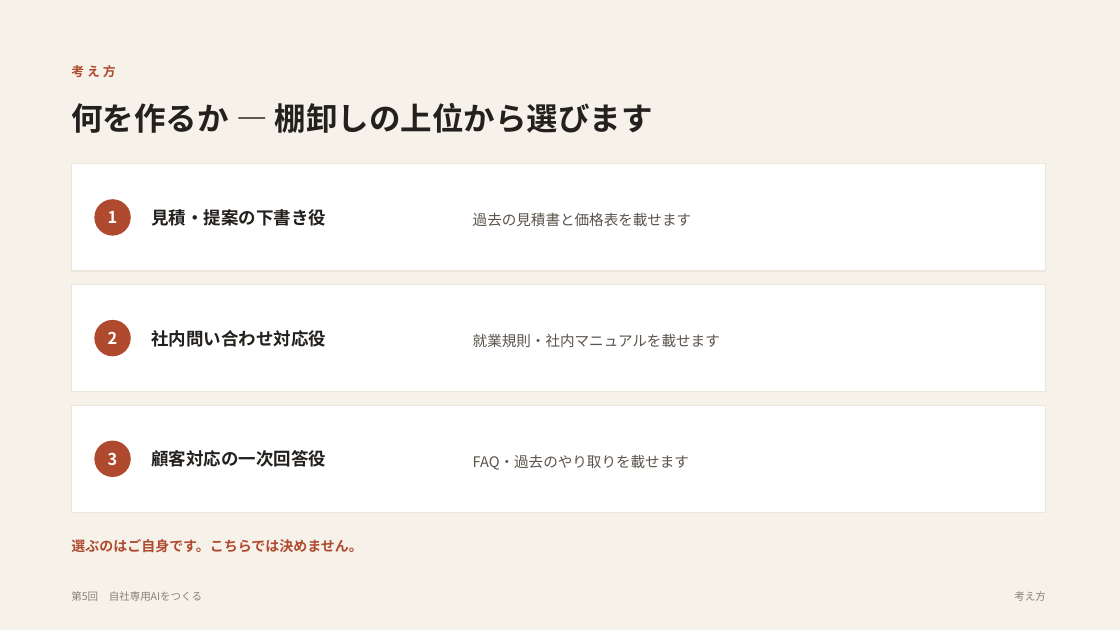
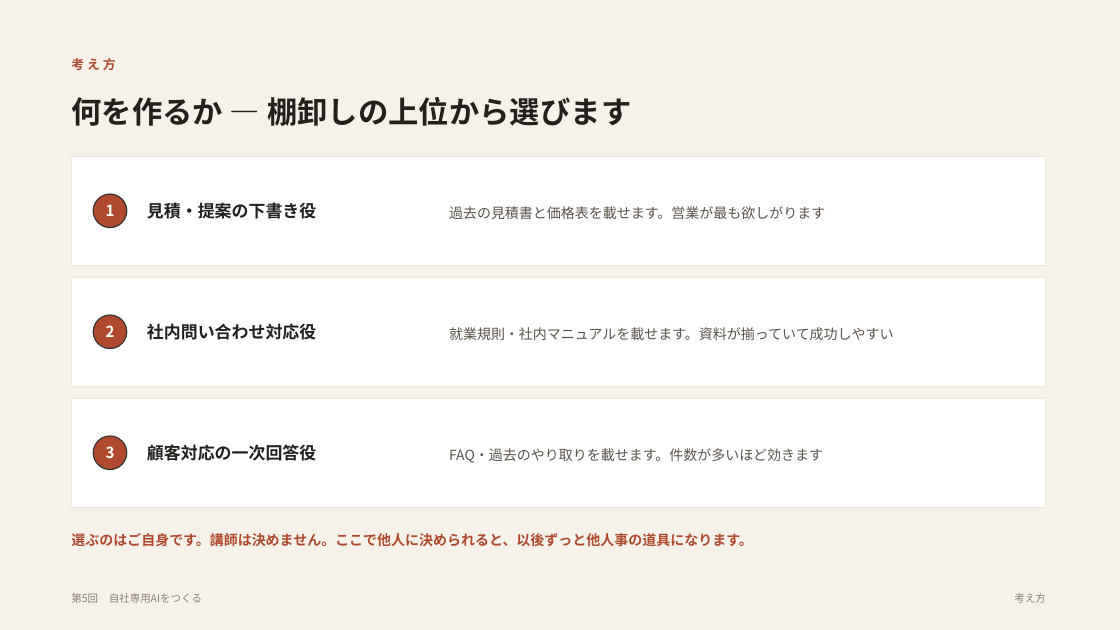
Before and after one commit to yusuke-aoki-bit/founders-ai-program, a slide deck: slide 4 of slides/pptx/第05回_自社専用AIをつくる.pptx (slide 3 before the commit). Drawn at 1120x630 pixels with LibreOffice and Linux fonts; fonts in the diff are those of the drawing. Boxes give left, top, right and bottom in pixels: in the first picture for what was removed or moved away, otherwise in the second. Text is boxed around its words. In the diff, an @@ line names an element or a change of style, - is before the commit and + after.

```diff
--- a/slides/pptx/第05回_自社専用AIをつくる.pptx
+++ b/slides/pptx/第05回_自社専用AIをつくる.pptx
@@ text "何を作るか — 棚卸しの上位から選びます" at bbox=[71, 97, 631, 126]: size 27 to 26 pt @@
@@ rectangle: place and size @@
-rectangle at bbox=[71, 164, 1046, 271]
+rectangle at bbox=[71, 156, 1046, 266]
@@ text "見積・提案の下書き役": place and size @@
-text "見積・提案の下書き役" at bbox=[151, 209, 326, 226]
+text "見積・提案の下書き役" at bbox=[147, 202, 316, 219]
@@ 3 ellipses, 1 text, 1 rectangle: place and size @@
-3 ellipses, 1 text, 1 rectangle at bbox=[71, 65, 1046, 513]
+3 ellipses, 1 text, 1 rectangle at bbox=[71, 58, 1046, 507]
@@ size 14 to 13 pt in 3 elements at bbox=[106, 446, 115, 458], bbox=[106, 325, 115, 337], bbox=[106, 204, 115, 216] @@
@@ outline #B04A2F 1 pt to #333333 1 pt in 3 elements at bbox=[93, 436, 127, 470], bbox=[93, 315, 127, 349], bbox=[93, 194, 127, 228] @@
@@ text at bbox=[449, 206, 825, 219]: text changed; size 12.5 to 12 pt @@
-過去の見積書と価格表を載せます
+過去の見積書と価格表を載せます。営業が最も欲しがります
@@ rectangle: place and size @@
-rectangle at bbox=[71, 285, 1046, 392]
+rectangle at bbox=[71, 277, 1046, 386]
@@ size 15 to 14.5 pt in 3 elements at bbox=[147, 444, 316, 461], bbox=[147, 202, 316, 219], bbox=[147, 323, 316, 340] @@
@@ text "社内問い合わせ対応役": place and size @@
-text "社内問い合わせ対応役" at bbox=[151, 330, 326, 347]
+text "社内問い合わせ対応役" at bbox=[147, 323, 316, 340]
@@ text at bbox=[449, 327, 893, 340]: text changed; size 12.5 to 12 pt @@
-就業規則・社内マニュアルを載せます
+就業規則・社内マニュアルを載せます。資料が揃っていて成功しやすい
@@ text at bbox=[449, 448, 823, 463]: text changed; size 12.5 to 12 pt @@
-FAQ・過去のやり取りを載せます
+FAQ・過去のやり取りを載せます。件数が多いほど効きます
@@ text at bbox=[71, 533, 752, 547]: text changed @@
-選ぶのはご自身です。こちらでは決めません。
+選ぶのはご自身です。講師は決めません。ここで他人に決められると、以後ずっと他人事の道具になります。
```
Also in this commit, not shown: 5 other slides changed, 6 slides added, 1 slide removed, 24 other files.
